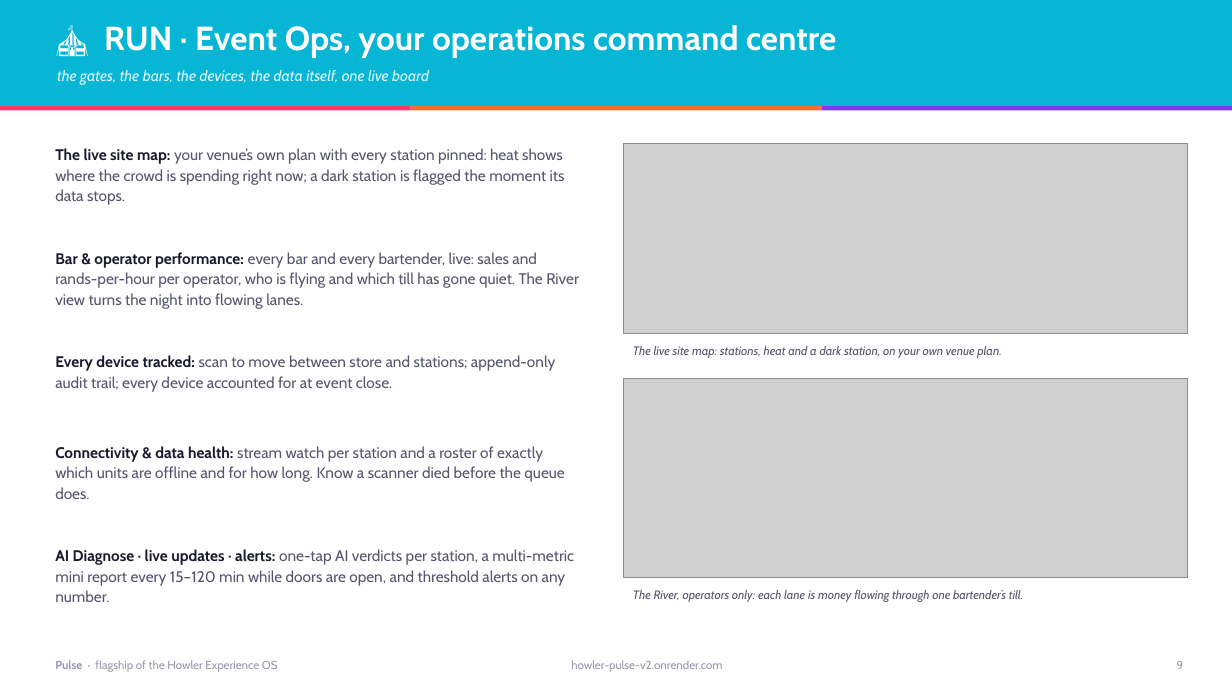
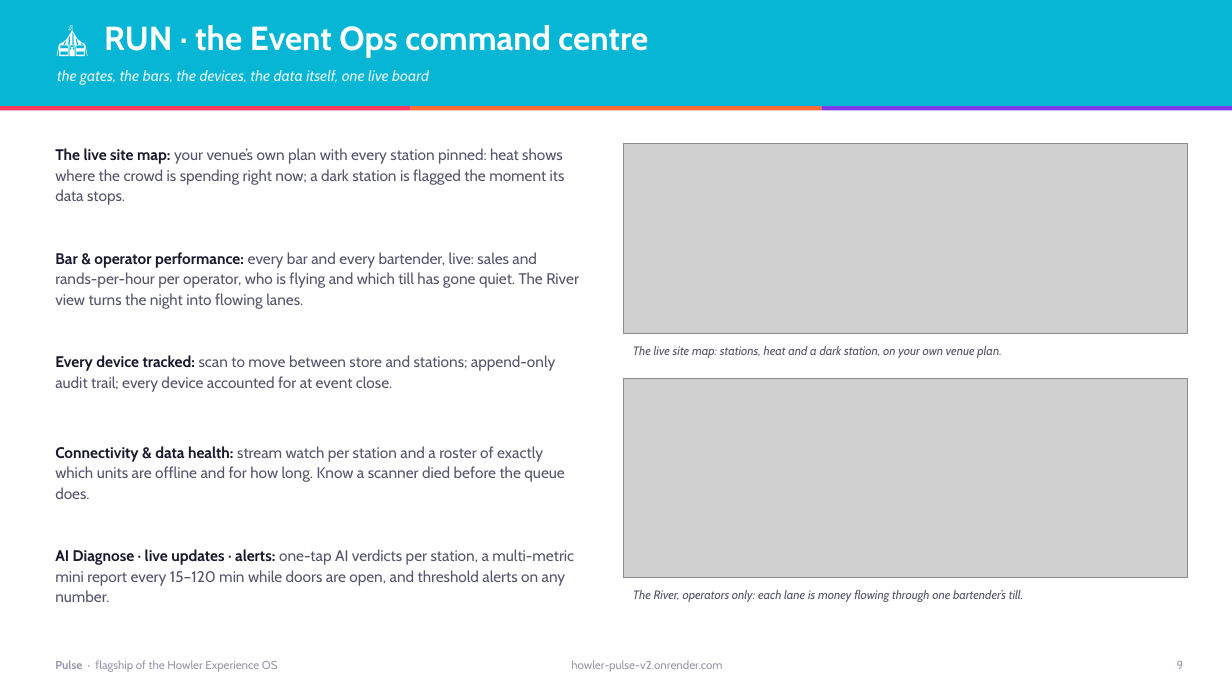
Before and after one commit to Shai-Xai/Shai-looker2, a slide deck: slide 9 of docs/sales-collateral/Pulse-Sales-Deck.pptx. Drawn at 1232x693 pixels with LibreOffice and Linux fonts; fonts in the diff are those of the drawing; grey boxes stand for pictures. Boxes give left, top, right and bottom in pixels: in the first picture for what was removed or moved away, otherwise in the second. Text is boxed around its words. In the diff, an @@ line names an element or a change of style, - is before the commit and + after.

```diff
--- a/docs/sales-collateral/Pulse-Sales-Deck.pptx
+++ b/docs/sales-collateral/Pulse-Sales-Deck.pptx
@@ text at (104,25,648,58): text changed @@
-🎪 RUN · Event Ops, your operations command centre
+🎪 RUN · the Event Ops command centre
```
Also in this commit, not shown: 2 other slides changed, 1 other file.
